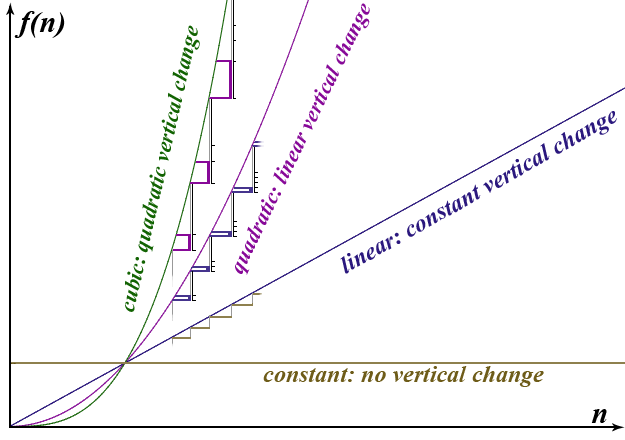
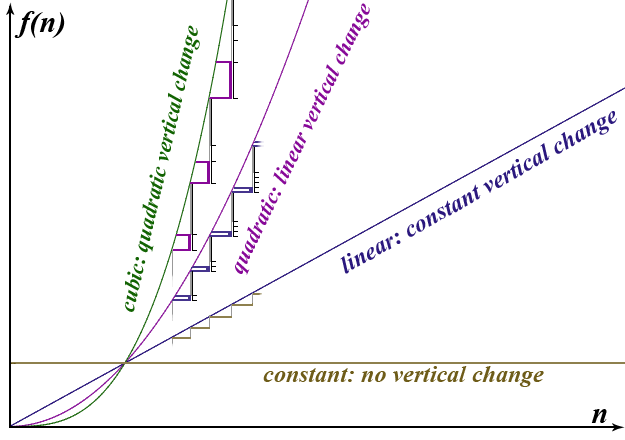
The second 625x440 image is a revision of the first. Changes to its layers:
painted on "stairs" over <box>191,0,259,301</box>
added layer "Layer 1" over <box>191,0,259,301</box>
